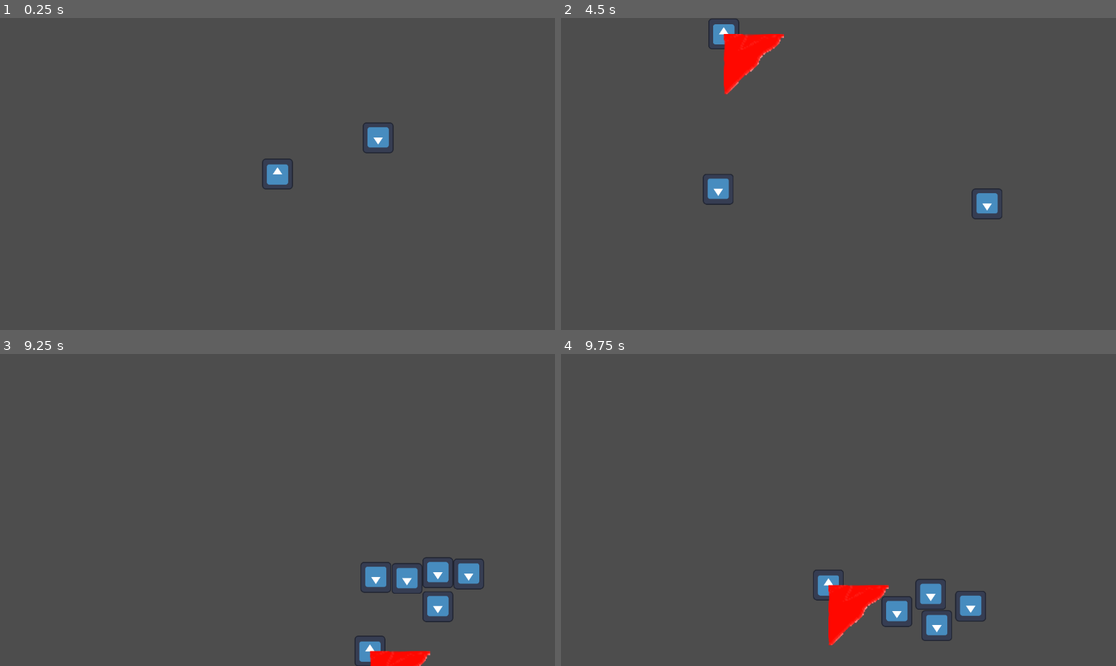
Above: before the commit, frames 1-4 (two rows, left to right).
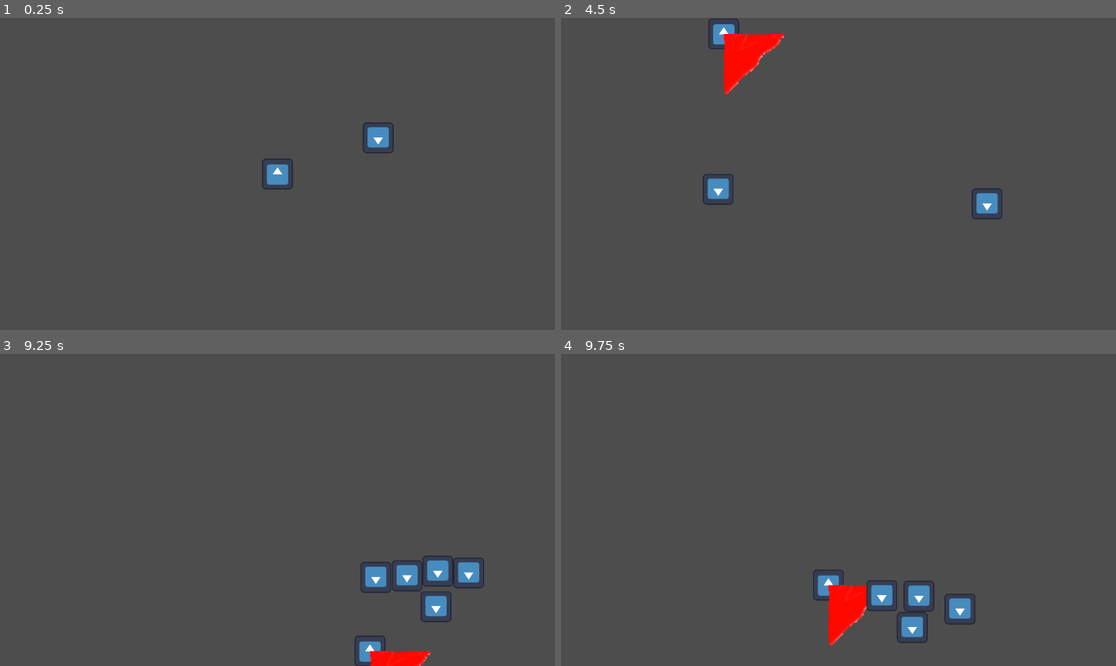
Above: after the commit, the same moments.

Repository: aWildIvysaur/elemental-project
Game: Godot game, scene res://scene/test.tscn
Same seed, same stepped clock (60 frames per second), same inputs: the game is played once before the commit and once after it. The engine's default icon, where the game draws it, is replaced by a stand-in: a white triangle on a blue panel in a dark square.
Inputs (mouse positions are in pixels of both pictures, inside the frame that each line leads up to):
- Up to frame 1 (0.25 s): no input
- Up to frame 2 (4.5 s): move the mouse to (960, 158) at 0.52 s; hold Right (right) 0.53-1.28 s; click (960, 158) at 0.6 s; tap Space (dash) at 0.8, 1.35, 2.3, 2.85, 3.8 s; move the mouse to (727, 189) at 1.27 s; hold Down (down) 1.28-2.03 s; click (727, 189) at 1.55 s; move the mouse to (894, 105) at 2.02 s; hold Right (right) 2.03-2.78 s; click (894, 105) at 2.1 s; tap Enter at 2.75 s; move the mouse to (810, 236) at 2.77 s; hold Up (up) 2.78-3.53 s; click (810, 236) at 3.05 s; move the mouse to (1005, 220) at 3.52 s; hold Left (left) from 3.53 s (still down); tap 1 (elem1, bound only after the commit) at 3.6 s; move the mouse to (672, 127) at 4.27 s; tap 2 (elem2, bound only after the commit) at 4.35 s
- Up to frame 3 (9.25 s): click (111, 463) at 4.55 s; move the mouse to (305, 510) at 5.02 s; release Left (left) at 5.03 s; hold Down (down) 5.03-5.78 s; tap 3 (elem3, bound only after the commit) at 5.1 s; tap Space (dash) at 5.3, 6.6, 8.1 s; move the mouse to (194, 432) at 5.77 s; hold Right (right) 5.78-6.53 s; click (194, 432) at 5.85 s; move the mouse to (399, 494) at 6.52 s; hold Up (up) 6.53-7.28 s; move the mouse to (166, 525) at 7.27 s; hold Right (right) 7.28-8.03 s; click (166, 525) at 7.35 s; move the mouse to (333, 441) at 8.02 s; hold Down (down) 8.03-8.78 s; move the mouse to (249, 572) at 8.77 s; hold Left (left) from 8.78 s (still down); tap 1 (elem1, bound only after the commit) at 8.85 s; click (249, 572) at 9.05 s
- Up to frame 4 (9.75 s): move the mouse to (1005, 556) at 9.52 s; release Left (left) at 9.53 s; hold Up (up) from 9.53 s (still down); tap 2 (elem2, bound only after the commit) at 9.6 s

Frames 1-2 are identical in both runs. In frame 3, 0.6% of the frame differs, in the area x 66-88%, y 64-100%; in frame 4, 2.1%, in the area x 48-77%, y 72-94%.

Commit message:
feat(player): input manager integration

Diff:
--- a/project.godot
+++ b/project.godot
@@ -62,13 +62,16 @@
 }
 elem1={
 "deadzone": 0.5,
-"events": []
+"events": [Object(InputEventKey,"resource_local_to_scene":false,"resource_name":"","device":-1,"window_id":0,"alt_pressed":false,"shift_pressed":false,"ctrl_pressed":false,"meta_pressed":false,"pressed":false,"keycode":0,"physical_keycode":49,"key_label":0,"unicode":49,"echo":false,"script":null)
+]
 }
 elem2={
 "deadzone": 0.5,
-"events": []
+"events": [Object(InputEventKey,"resource_local_to_scene":false,"resource_name":"","device":-1,"window_id":0,"alt_pressed":false,"shift_pressed":false,"ctrl_pressed":false,"meta_pressed":false,"pressed":false,"keycode":0,"physical_keycode":50,"key_label":0,"unicode":50,"echo":false,"script":null)
+]
 }
 elem3={
 "deadzone": 0.5,
-"events": []
+"events": [Object(InputEventKey,"resource_local_to_scene":false,"resource_name":"","device":-1,"window_id":0,"alt_pressed":false,"shift_pressed":false,"ctrl_pressed":false,"meta_pressed":false,"pressed":false,"keycode":0,"physical_keycode":51,"key_label":0,"unicode":51,"echo":false,"script":null)
+]
 }
--- a/script/element_input.gd
+++ b/script/element_input.gd
@@ -1,10 +1,11 @@
 extends Node
+class_name ElementInput
 
-var Attack = load("res://scene/attack.tscn")
+var Attack = load("res://scene/player_attack.tscn")
 
 enum AttackType {fire, stone, lightning}
 
-var attacks: Array = [null, null, null]
+var attacks = [AttackType.fire, AttackType.fire, AttackType.fire]
 var index = 0
 
 func _process(_delta: float):
@@ -29,4 +30,9 @@
 	if attacks[0] != AttackType.fire:
 		parent = parent.get_parent()
 	parent.add_child(a)
-	a.init(attacks[0], attacks[1], attacks[2], pos)
+	a.init(
+		AttackType.keys()[attacks[0]],
+		AttackType.keys()[attacks[1]],
+		AttackType.keys()[attacks[2]],
+		pos
+	)
--- a/script/player.gd
+++ b/script/player.gd
@@ -1,17 +1,17 @@
 extends CharacterBody2D
 class_name Player
-
-const Cooldown = preload ("res://script/cooldown.gd")
 
 const SPEED = 700
 const ACCELERATION = 0.8
 
-var attack = load("res://scene/player_attack.tscn")
-
 var acceleration = ACCELERATION
 
+var dash_cooldown = Cooldown.new(0)
 
-var dash_cooldown = Cooldown.new(0)
+var elem_input: ElementInput
+
+func _ready():
+	elem_input = get_node("ElementInput")
 
 func _physics_process(_delta: float):
 	# Normalized input vector, ensures strafing is not faster than moving forward
@@ -31,16 +31,8 @@
 	move_and_slide()
 
 	if Input.is_action_just_pressed("attack"):
-		make_attack("fire", "fire", "fire")
+		elem_input.try_attack(get_global_mouse_position())
 
 	# Move acceleration towards base acceleration
 	if acceleration < ACCELERATION:
 		acceleration += 0.03
-
-func make_attack(element1: String, element2: String, element3: String):
-	var a = attack.instantiate()
-	if element1 != "stone":
-		add_child(a)
-	else:
-		get_parent().add_child(a)
-	a.init(element1, element2, element3, get_global_mouse_position())
